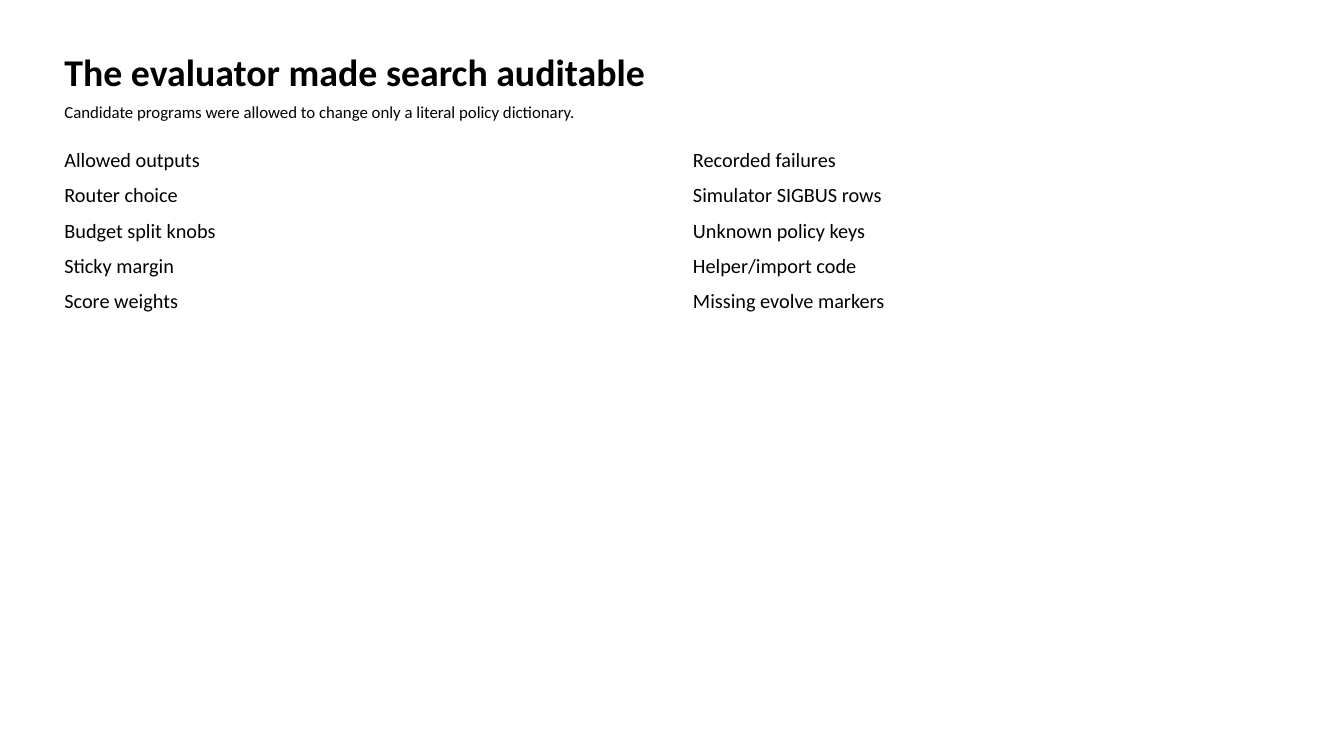
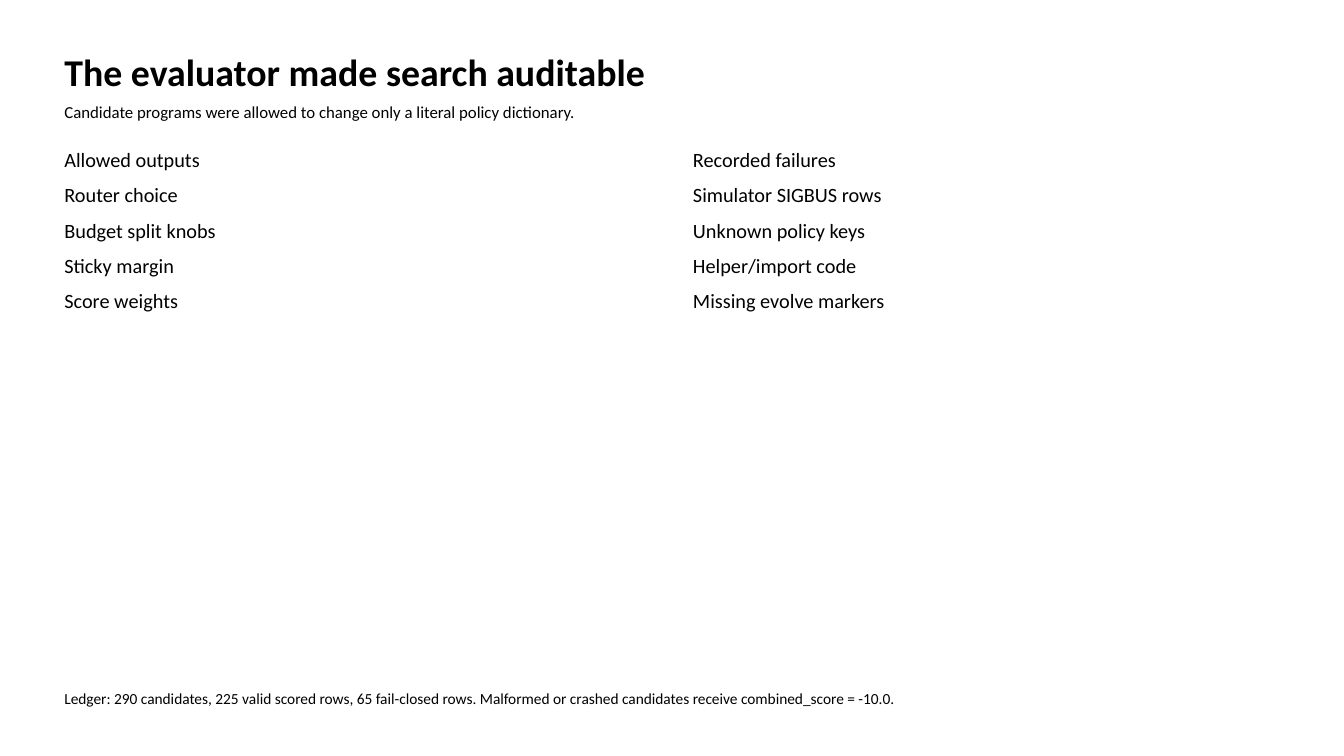
Before and after one commit to GithuBarry/Mixture-of-Prefetchers, a slide deck: slide 7 of slides/mop_stage2_final/output/output.pptx. Drawn at 1344x756 pixels with LibreOffice and Linux fonts; fonts in the diff are those of the drawing. Boxes give left, top, right and bottom in pixels: in the first picture for what was removed or moved away, otherwise in the second. Text is boxed around its words. In the diff, an @@ line names an element or a change of style, - is before the commit and + after.

```diff
--- a/slides/mop_stage2_final/output/output.pptx
+++ b/slides/mop_stage2_final/output/output.pptx
@@ text added at bbox=[64, 693, 894, 707], 16.5 pt, text #000000 @@
+Ledger: 290 candidates, 225 valid scored rows, 65 fail-closed rows. Malformed or crashed candidates receive combined_score = -10.0.
```
Also in this commit, not shown: 7 other slides changed, 11 other files.
